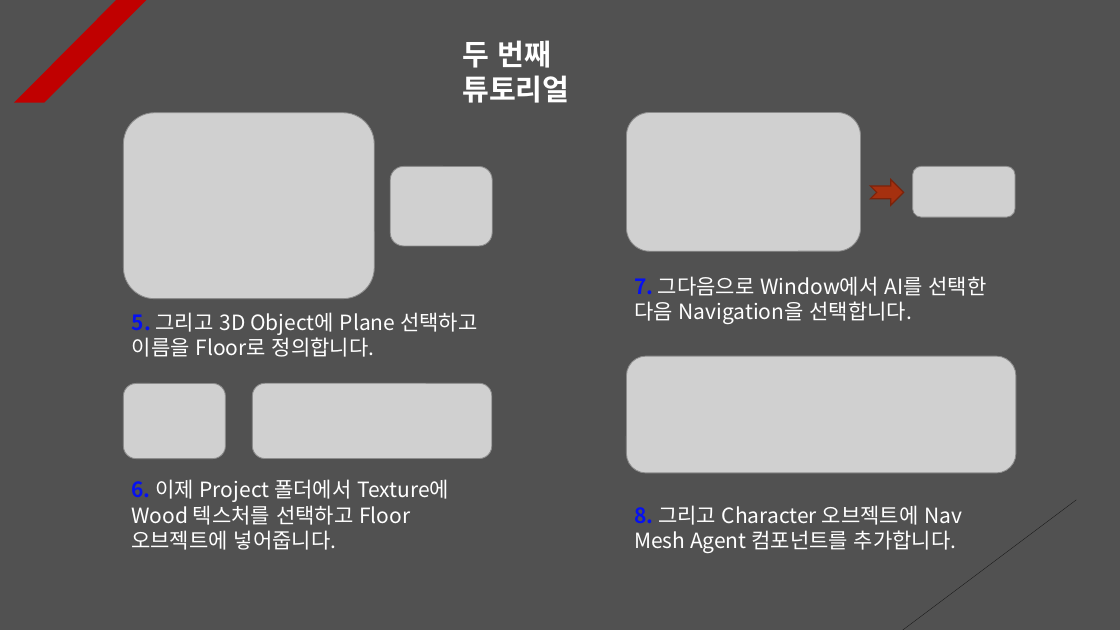
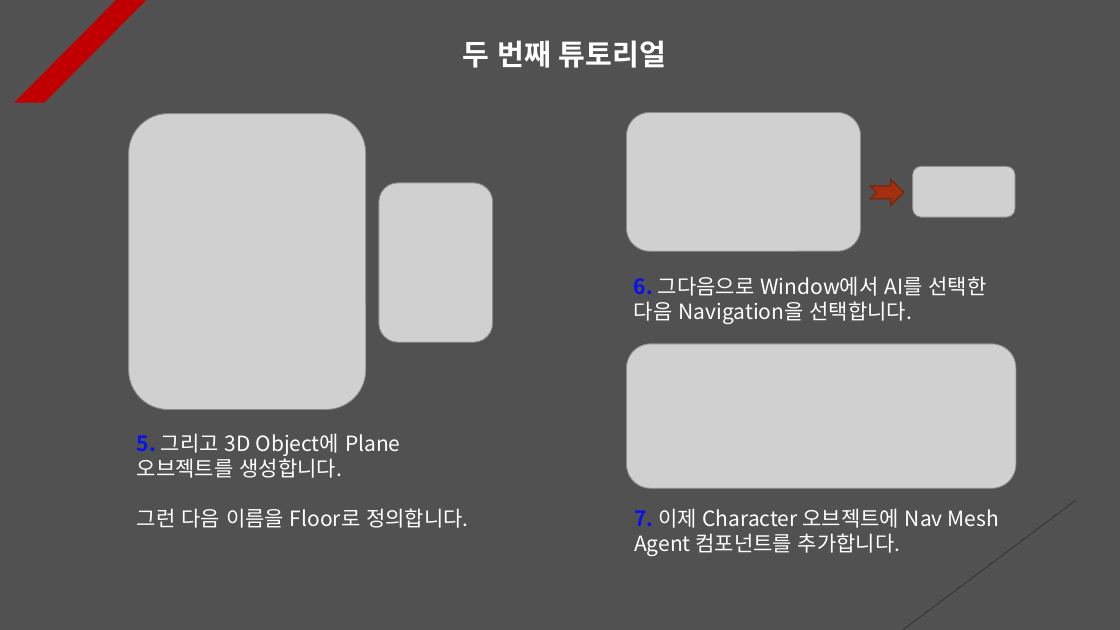
Before and after one commit to Unity2033/3D-UnityEngine, a slide deck: slide 2 of Assets/Class/NavMesh Obstacle/PPT Data/NavMesh Obstacle Example.pptx. Drawn at 1120x630 pixels with LibreOffice and Linux fonts; fonts in the diff are those of the drawing; grey boxes stand for pictures. Boxes give left, top, right and bottom in pixels: in the first picture for what was removed or moved away, otherwise in the second. Text is boxed around its words. In the diff, an @@ line names an element or a change of style, - is before the commit and + after.

```diff
--- a/Assets/Class/NavMesh Obstacle/PPT Data/NavMesh Obstacle Example.pptx
+++ b/Assets/Class/NavMesh Obstacle/PPT Data/NavMesh Obstacle Example.pptx
@@ text "두 번째 튜토리얼" rewrapped from (x1=462, y1=40, x2=569, y2=103) to (x1=462, y1=40, x2=666, y2=68) @@
@@ picture resized from (x1=124, y1=113, x2=375, y2=298) to (x1=129, y1=113, x2=365, y2=409) @@
@@ picture removed at (x1=391, y1=166, x2=492, y2=246) @@
@@ picture added at (x1=379, y1=183, x2=492, y2=343) @@
@@ text at (x1=634, y1=276, x2=987, y2=324): text changed @@
-7. 그다음으로 Window에서 AI를 선택한 다음 Navigation을 선택합니다.
+6. 그다음으로 Window에서 AI를 선택한 다음 Navigation을 선택합니다.
@@ picture resized from (x1=627, y1=356, x2=1017, y2=473) to (x1=627, y1=344, x2=1017, y2=488) @@
@@ picture removed at (x1=124, y1=384, x2=225, y2=459) @@
@@ picture removed at (x1=252, y1=383, x2=492, y2=459) @@
@@ text at (x1=137, y1=433, x2=468, y2=528): text changed @@
-5. 그리고 3D Object에 Plane 선택하고 이름을 Floor로 정의합니다.
+5. 그리고 3D Object에 Plane 오브젝트를 생성합니다.
+그런 다음 이름을 Floor로 정의합니다.
@@ text removed at (x1=131, y1=479, x2=449, y2=550) @@
-6. 이제 Project 폴더에서 Texture에 Wood 텍스처를 선택하고 Floor 오브젝트에 넣어줍니다.
@@ text at (x1=634, y1=508, x2=999, y2=556): text changed @@
-8. 그리고 Character 오브젝트에 Nav Mesh Agent 컴포넌트를 추가합니다.
+7. 이제 Character 오브젝트에 Nav Mesh Agent 컴포넌트를 추가합니다.
```
Also in this commit, not shown: 7 other slides changed, 2 slides added, 1 slide removed, 4 other files.
